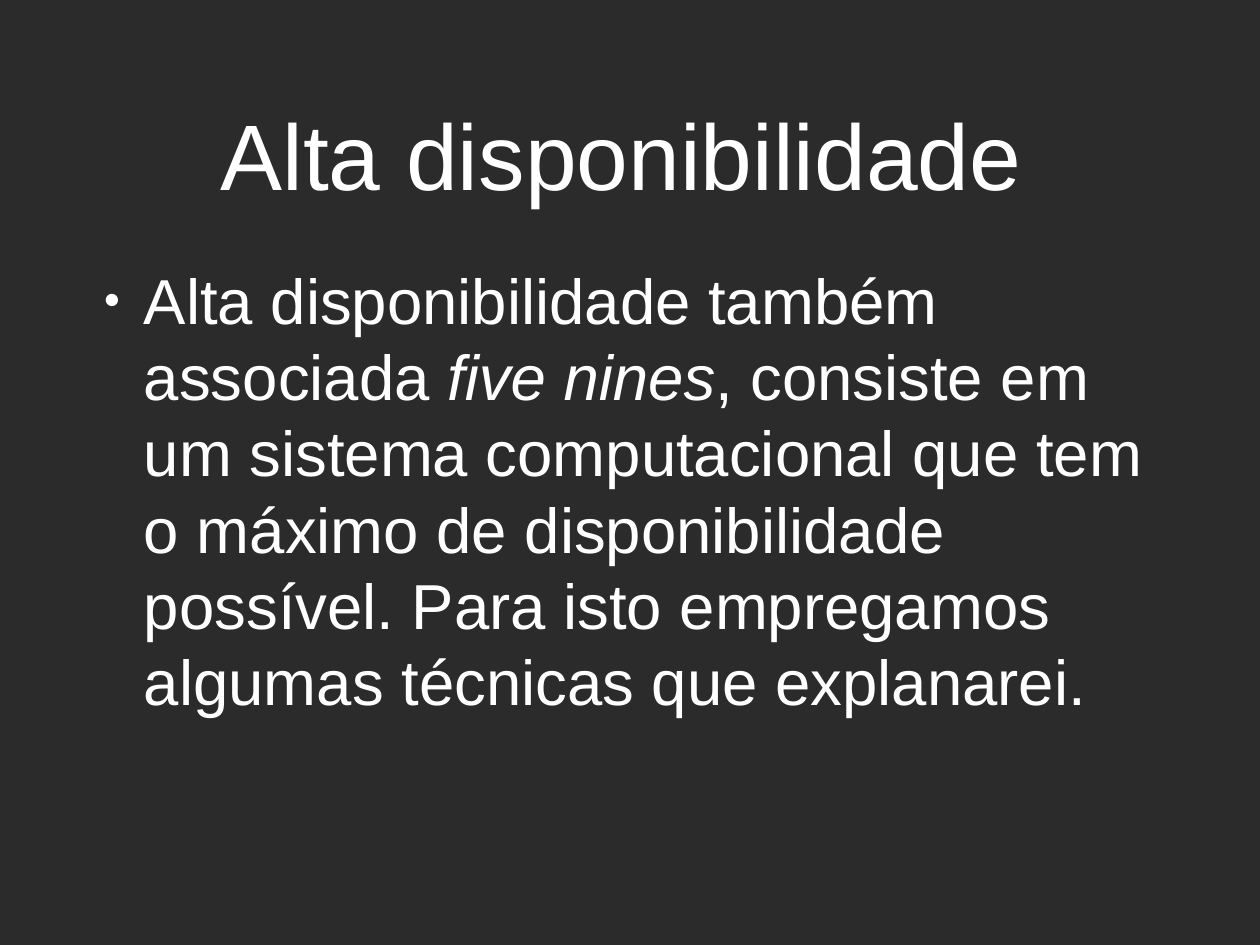
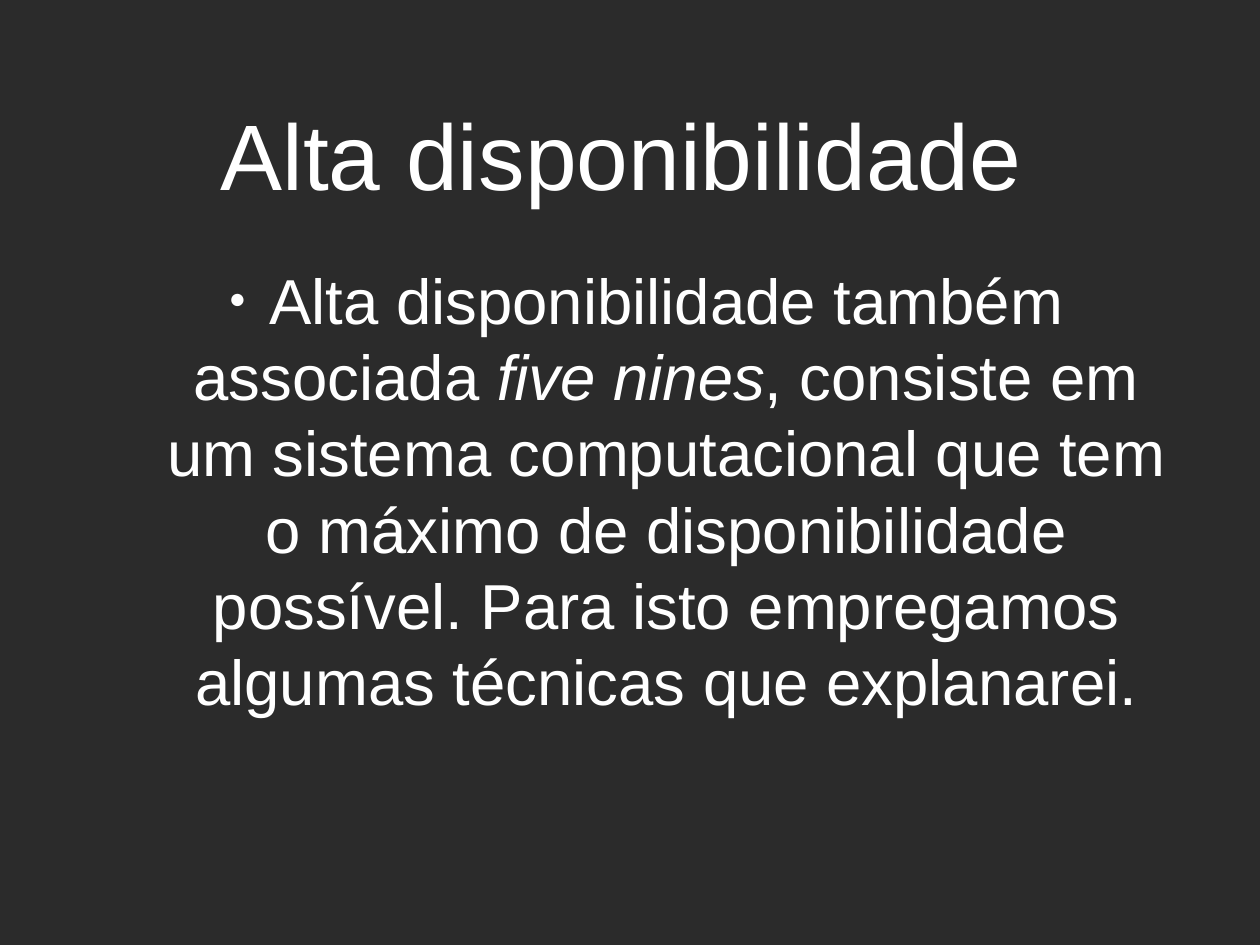
Before and after one commit to matholiveira91/3poticon, a slide deck: slide 5 of proxmoxve.odp. Drawn at 1260x945 pixels with LibreOffice and Linux fonts; fonts in the diff are those of the drawing; background and template pictures are left out; a plain dark background stands for a picture behind light text. Boxes give left, top, right and bottom in pixels: in the first picture for what was removed or moved away, otherwise in the second. Text is boxed around its words. In the diff, an @@ line names an element or a change of style, - is before the commit and + after.

```diff
--- a/proxmoxve.odp
+++ b/proxmoxve.odp
@@ text "Alta disponibilidade também associada five ..." at bbox=[167, 277, 1165, 717]: alignment left to centre @@
```
Also in this commit, not shown: 7 other slides changed, 2 slides added, 1 slide removed, 3 other files.
